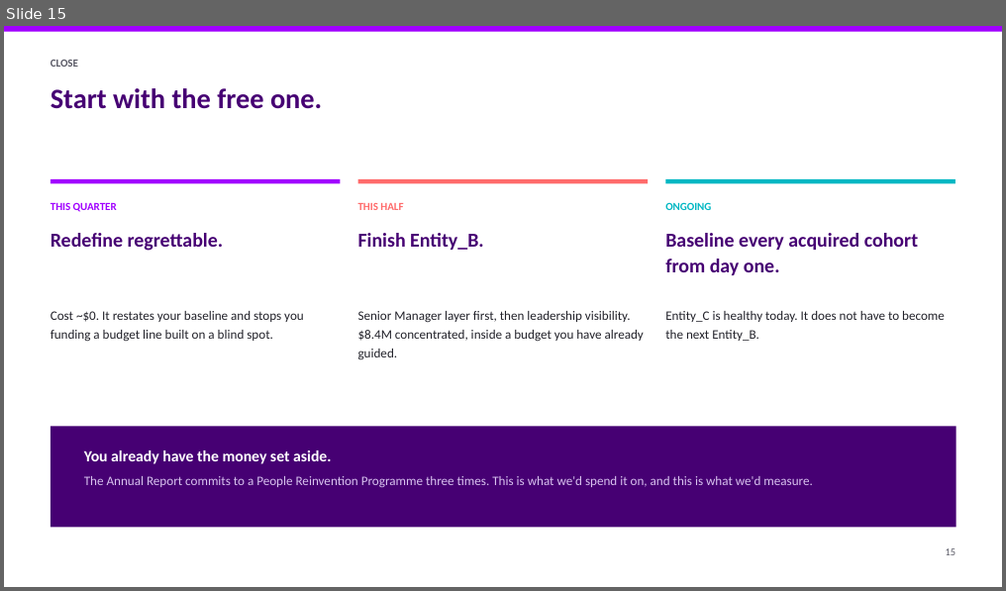
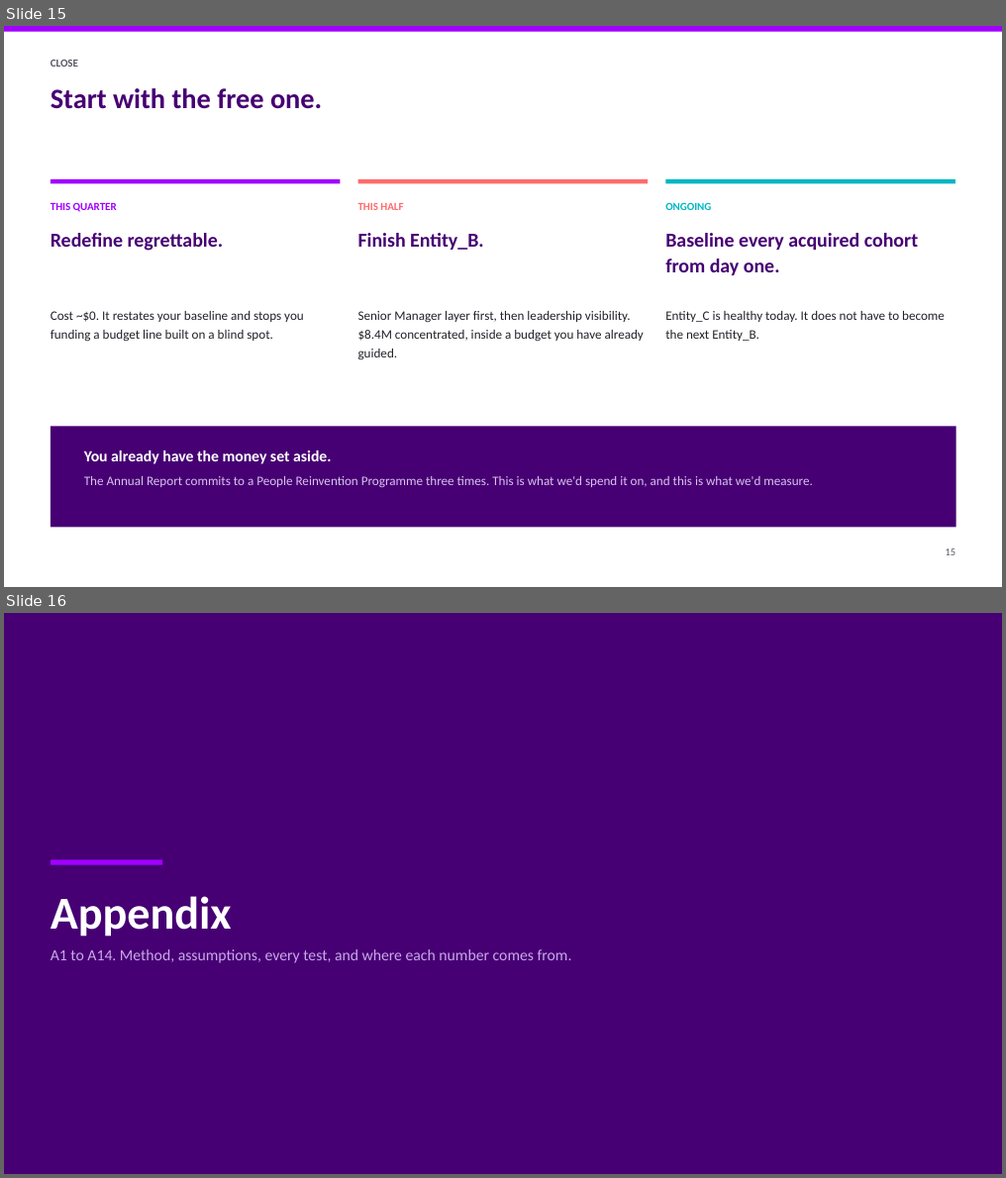
Before and after one commit to athxrva21/subaa_datathon, a slide deck: deck/NovaCorp_deck.pptx. Shown one above the other, each under a label of ours: slide 15 before the commit, slides 15 and 16 after it. The pictures are 1006x591 and 1006x1178 pixels, drawn with LibreOffice and Linux fonts; fonts in the diff are those of the drawing. Boxes give left, top, right and bottom in pixels: in the first picture for what was removed or moved away, otherwise in the second. Text is boxed around its words. In the diff, an @@ line names an element or a change of style, - is before the commit and + after.

Commit message:
feat(deck): add appendix A1-A14 and export full pdf

```diff
--- a/deck/NovaCorp_deck.pptx
+++ b/deck/NovaCorp_deck.pptx
@@ slide 16 added at (x1=4, y1=613, x2=1002, y2=1174), background #FFFFFF @@
@@ rectangle added at (x1=4, y1=613, x2=1002, y2=1174), fill #460073 @@
@@ rectangle added at (x1=51, y1=861, x2=162, y2=865), fill #A100FF @@
@@ text added at (x1=51, y1=896, x2=572, y2=963), 15 pt, text #C9A8EA @@
+Appendix
+A1 to A14. Method, assumptions, every test, and where each number comes from.
```
Also in this commit, not shown: 16 other slides added, 3 other files.
